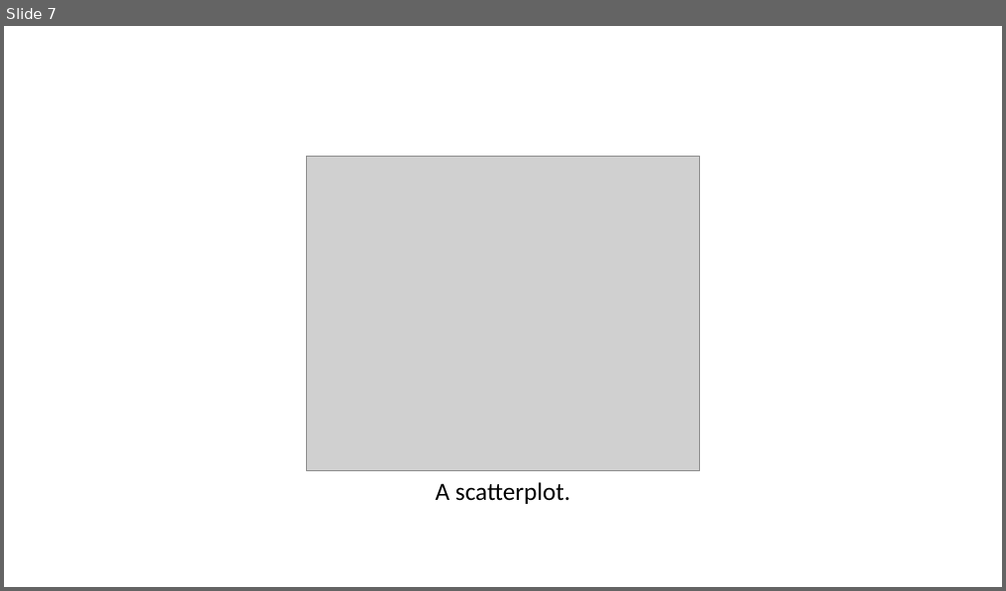
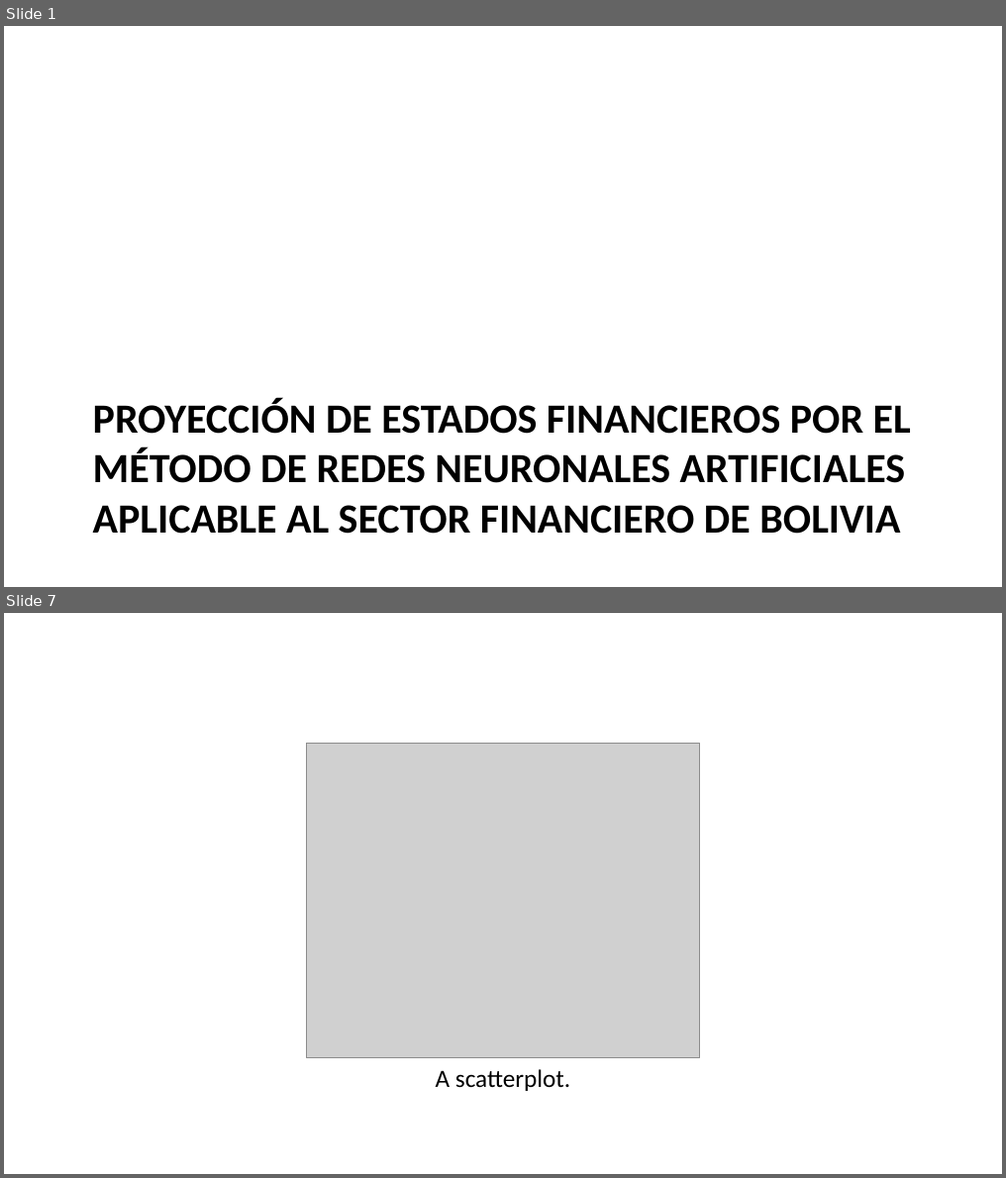
Before and after one commit to LASPUMSS/INVESTIGACION-PARA-OBTENER-EL-GRADO-DE-LICENCIATURA-EN-INGENIERIA-FINANCIERA-UMSS, a slide deck: RECURSOS-INVESTIGACION/PRESENTACION/PRESENTACION.pptx. Shown one above the other, each under a label of ours: slide 7 before the commit, slides 1 and 7 after it; the slides between them are not shown. The pictures are 1006x591 and 1006x1178 pixels, drawn with LibreOffice and Linux fonts; fonts in the diff are those of the drawing; grey boxes stand for pictures. Boxes give left, top, right and bottom in pixels: in the first picture for what was removed or moved away, otherwise in the second. Text is boxed around its words. In the diff, an @@ line names an element or a change of style, - is before the commit and + after.

```diff
--- a/RECURSOS-INVESTIGACION/PRESENTACION/PRESENTACION.pptx
+++ b/RECURSOS-INVESTIGACION/PRESENTACION/PRESENTACION.pptx
@@ slide 1 added at [4,26,1002,587], background #FFFFFF @@
@@ title added at [93,398,911,534], 30 pt, text #000000, bold @@
+PROYECCIÓN DE ESTADOS FINANCIEROS POR EL MÉTODO DE REDES NEURONALES ARTIFICIALES APLICABLE AL SECTOR FINANCIERO DE BOLIVIA
```
Also in this commit, not shown: 6 other slides added, 7 slides removed, 1 other file.
